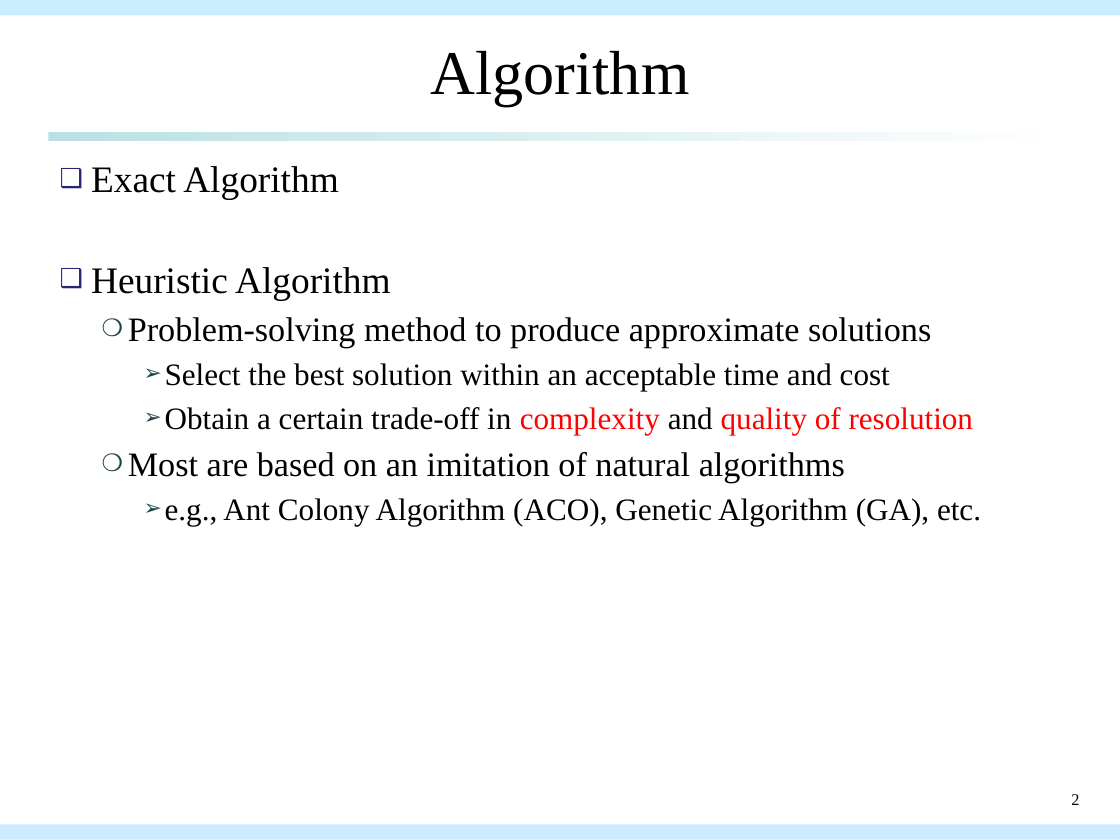
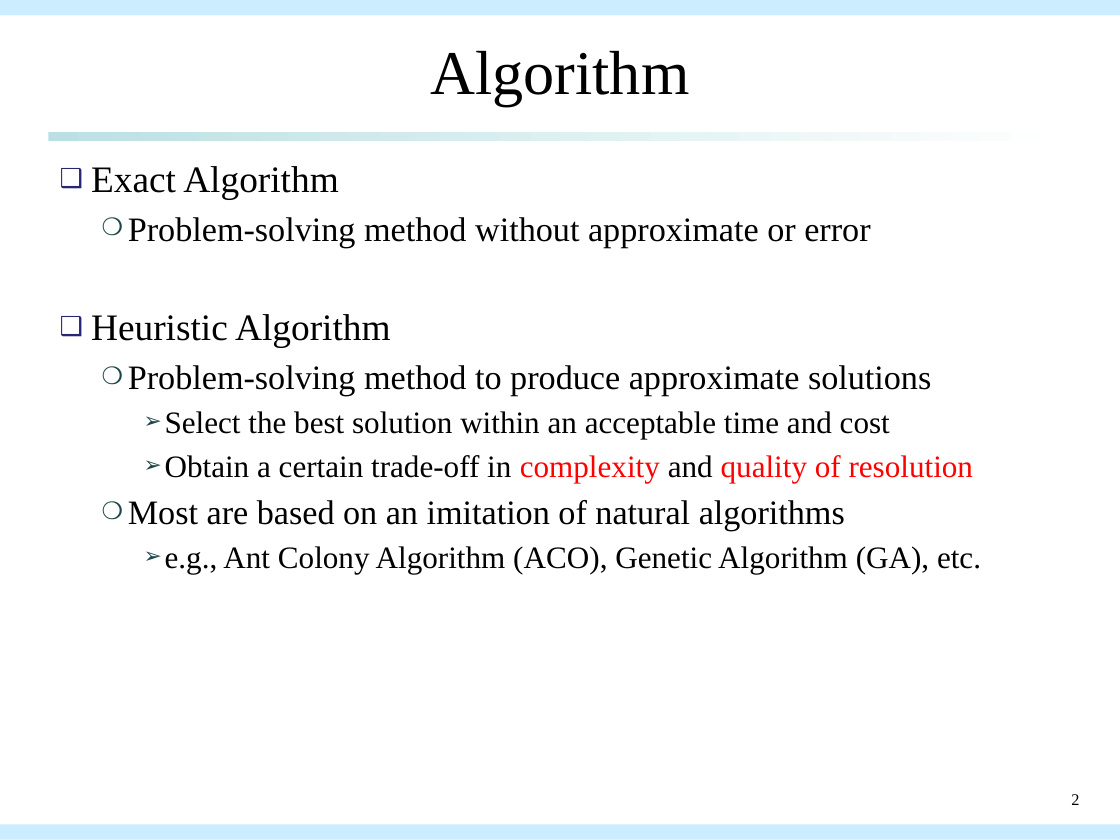
Before and after one commit to qwe8496516/AI_course, a slide deck: slide 2 of AI_presentation/aco_presentation.pptx. Drawn at 1120x840 pixels with LibreOffice and Linux fonts; fonts in the diff are those of the drawing. Boxes give left, top, right and bottom in pixels: in the first picture for what was removed or moved away, otherwise in the second. Text is boxed around its words. In the diff, an @@ line names an element or a change of style, - is before the commit and + after.

```diff
--- a/AI_presentation/aco_presentation.pptx
+++ b/AI_presentation/aco_presentation.pptx
@@ text at <box>128,217,870,248</box>: paragraph added @@
+  ❍ Problem-solving method without approximate or error
```
Also in this commit, not shown: 7 other slides changed, 34 slides added, 1 slide removed, 6 other files.
